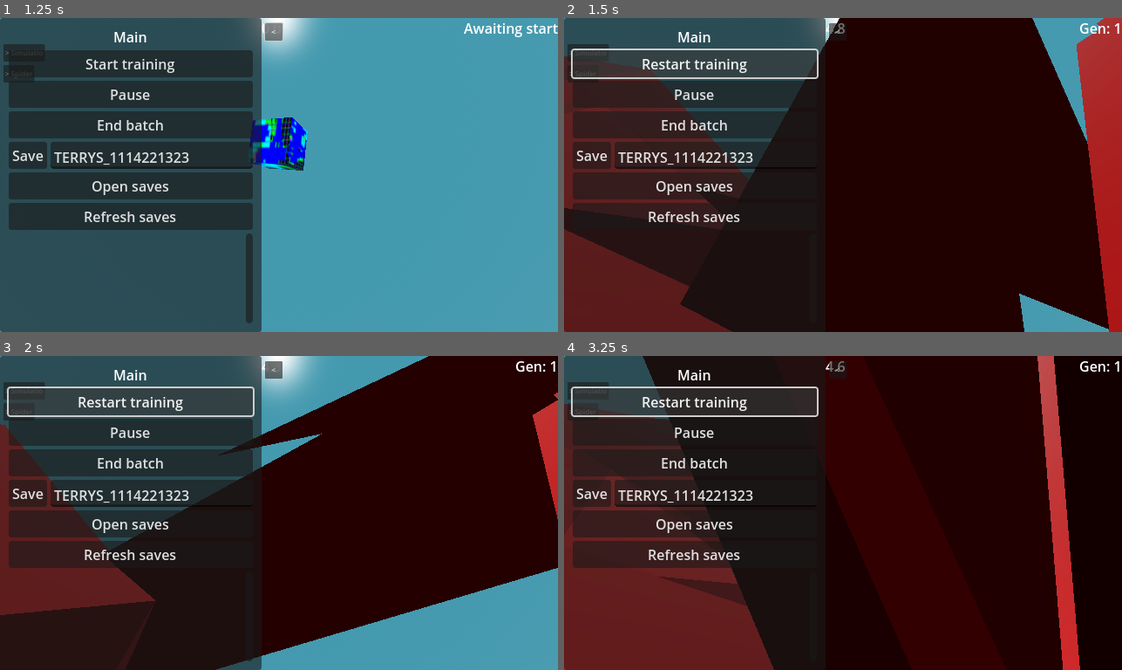
Above: before the commit, frames 1-4 (two rows, left to right).
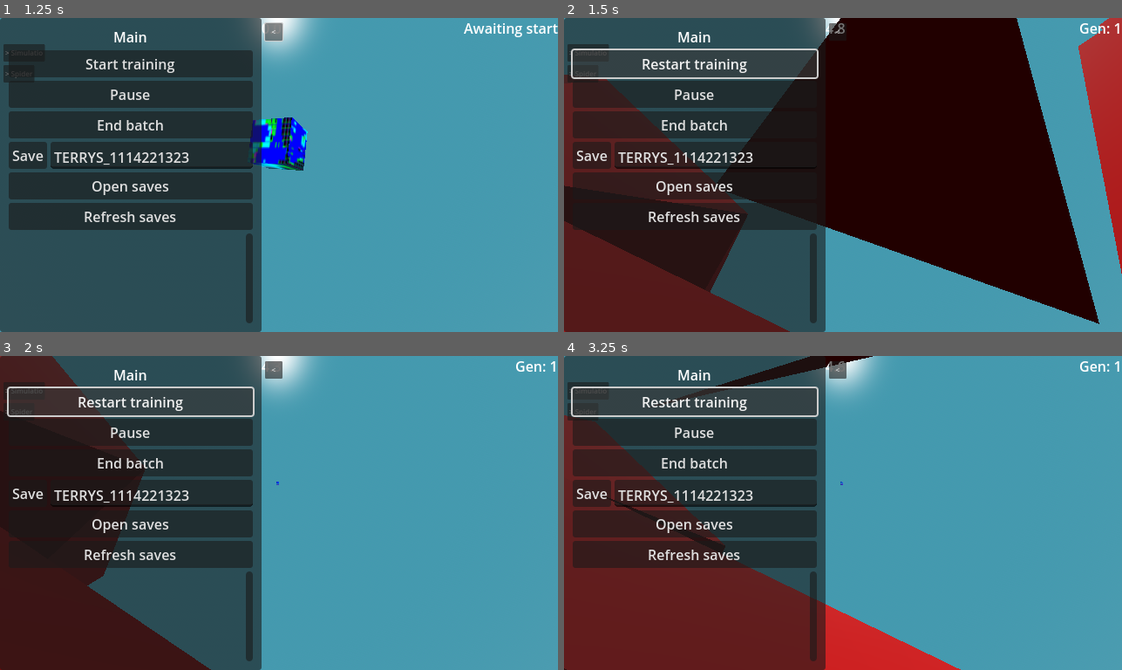
Above: after the commit, the same moments.

Repository: officialErnests/de-ai-ed
Game: Godot game, scene res://scenes/main.tscn
The game is run twice, just before and just after one commit, with the same random seed, the same clock (stepped at 60 frames per second) and the same inputs.
Inputs:
- Up to frame 1 (1.25 s): click "> Main" at 0.5 s
- Up to frame 2 (1.5 s): click "Start training" at 1.25 s
- Up to frame 3 (2 s): no input
- Up to frame 4 (3.25 s): click "Restart training" at 2 s; click "Restart training" at 2.75 s

Frame 1 is identical in both runs. In frame 2, 24% of the frame differs, in the area x 0-100%, y 0-100%; in frame 3, 61%; in frame 4, 73%.
Error in both runs: Attempt to call function 'get_files' in base 'null instance' on a null instance. (res://scripts/spidersss.gd:76)

Commit message:
v0.1.1.1 hot fixed the hotfix XD

Diff:
--- a/scenes/main.tscn
+++ b/scenes/main.tscn
@@ -390,6 +390,7 @@
 load_button_storage = NodePath("../Camera_setup/NeckOrSmthing/Dron/Floating_cam/Gui/Main/Panel/VBoxContainer/ScrollContainer/VBoxContainer")
 training_time = NodePath("../Camera_setup/NeckOrSmthing/Dron/Floating_cam/Gui/Simulation/Panel/VBoxContainer/Timer/SpinBox")
 timer = NodePath("../Lerning")
+spiders_per_batch = 1
 mutation_range = 0.5
 node_visualiser = NodePath("../Camera_setup/NeckOrSmthing/Dron/Floating_cam/AiNodes")
 generation_count = NodePath("../Camera_setup/NeckOrSmthing/Dron/Floating_cam/GenCount/Label")
--- a/scripts/spiders_skeleton.gd
+++ b/scripts/spiders_skeleton.gd
@@ -19,7 +19,7 @@
 func _physics_process(delta: float) -> void:
 	spider.addVel(delta)
 	if main_bone.global_position.y < pain_pos:
-		agent.points -= (main_bone.global_position.y - pain_pos) * delta * 2
+		agent.points += (main_bone.global_position.y - pain_pos) * delta * 2
 		main_body.material_override.albedo_color = Color(1, 0, 0, 1)
 	else:
 		main_body.material_override.albedo_color = Color(1, 1, 1, 1)
